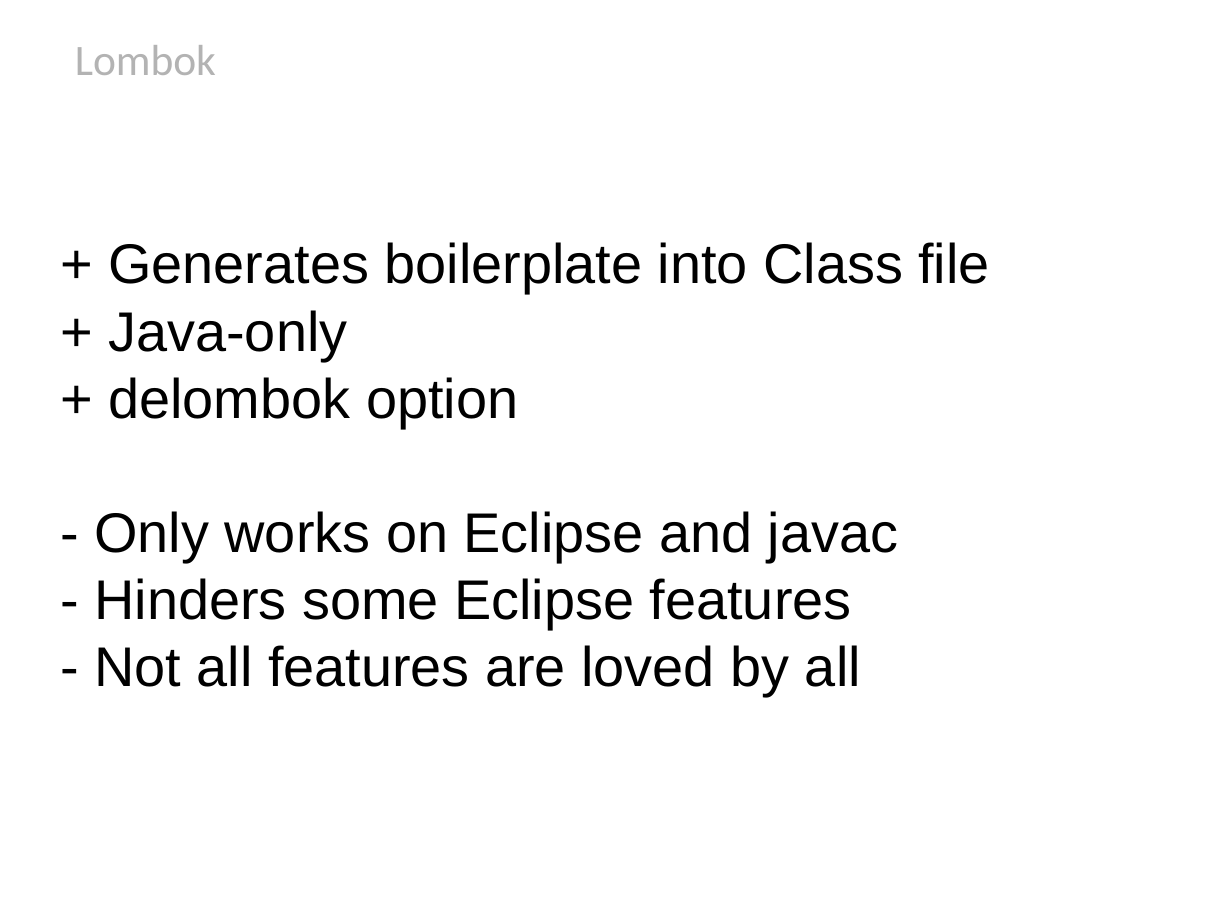
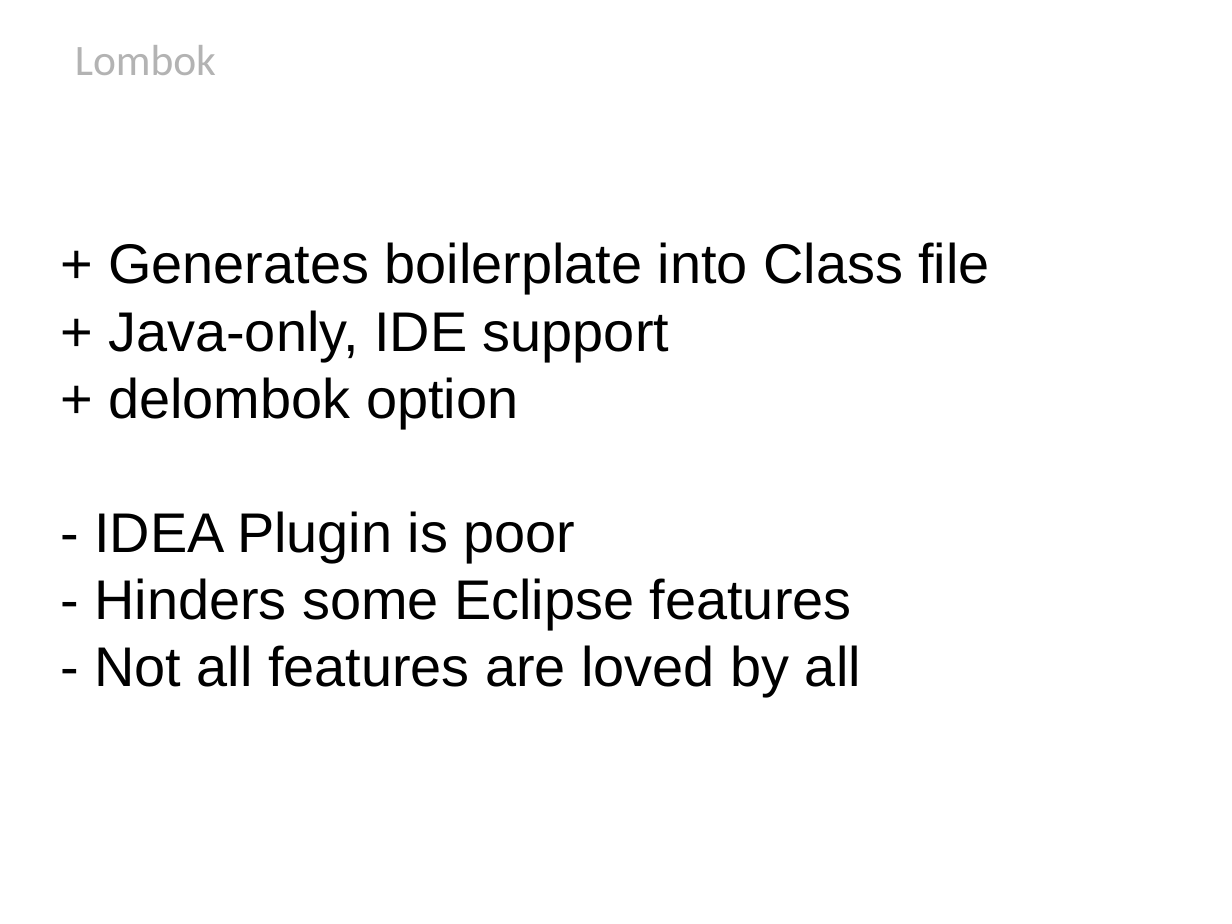
Before and after one commit to HamletDRC/presentations, a slide deck: slide 102 of javaboilerplatebusters/BoilerPlateBusters.odp. Drawn at 1232x924 pixels with LibreOffice and Linux fonts; fonts in the diff are those of the drawing; background and template pictures are left out. Boxes give left, top, right and bottom in pixels: in the first picture for what was removed or moved away, otherwise in the second. Text is boxed around its words. In the diff, an @@ line names an element or a change of style, - is before the commit and + after.

```diff
--- a/javaboilerplatebusters/BoilerPlateBusters.odp
+++ b/javaboilerplatebusters/BoilerPlateBusters.odp
@@ text at <box>108,310,669,360</box>: text changed @@
-+ Java-only
++ Java-only, IDE support
@@ text at <box>94,511,576,562</box>: text changed @@
-- Only works on Eclipse and javac
+- IDEA Plugin is poor
```
Also in this commit, not shown: 14 other slides changed, 2 other files.
